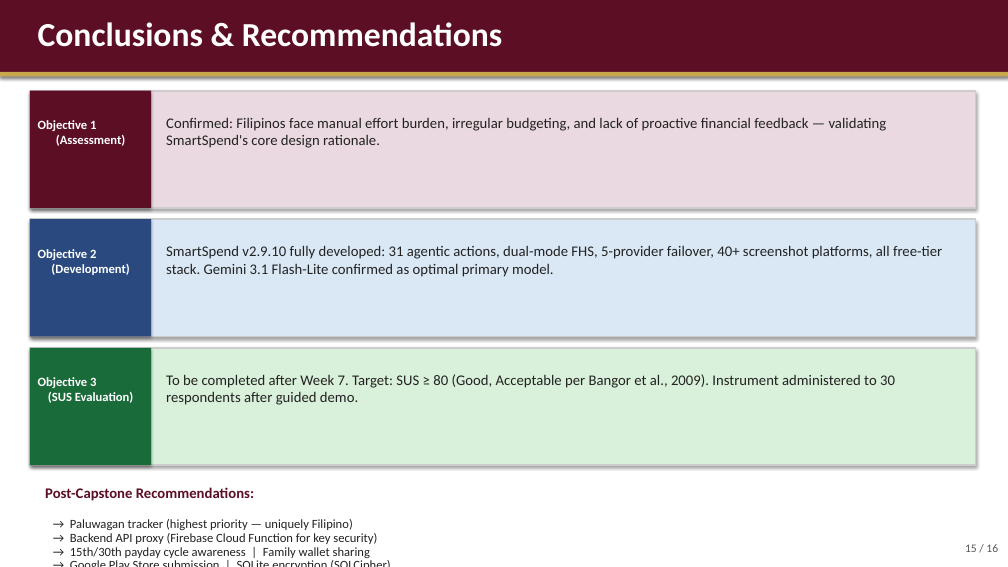
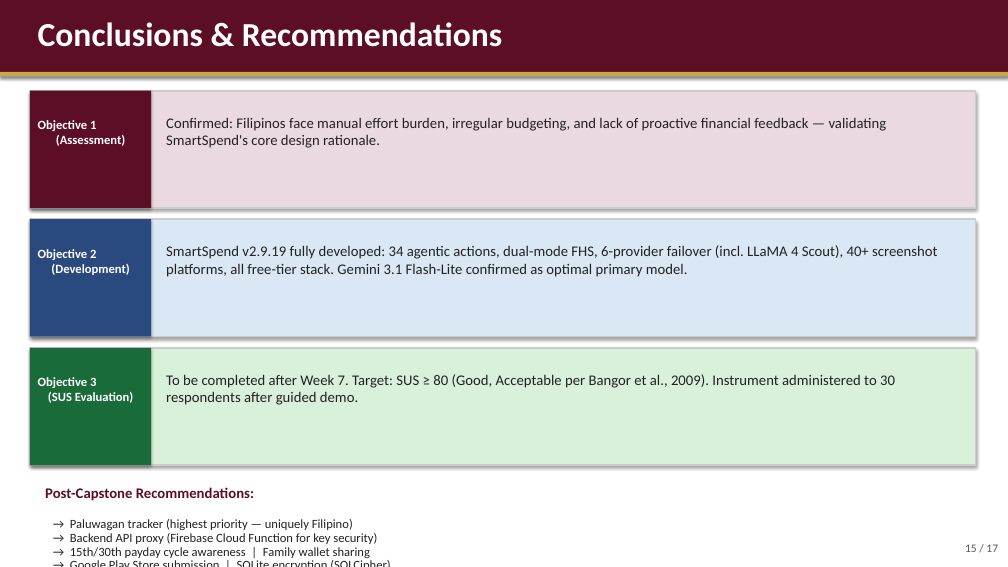
Before and after one commit to Zushikina-kun/smartspend-app, a slide deck: slide 15 of docs/manuscript/output/SmartSpend_Defense_Slides.pptx. Drawn at 1008x567 pixels with LibreOffice and Linux fonts; fonts in the diff are those of the drawing. Boxes give left, top, right and bottom in pixels: in the first picture for what was removed or moved away, otherwise in the second. Text is boxed around its words. In the diff, an @@ line names an element or a change of style, - is before the commit and + after.

Commit message:
v2.9.19 — full audit, 34 agentic actions, 6 AI providers, doc sweep
App fixes:
- ai_chat_service.dart: 34 action validators added (delete_by_date, split_expense,
  update_expense, delete_goal, delete_recurring, add_recurring, plan_salary_split);
  App Guide injected into system prompt (all screen nav paths); SSS rates updated
  to 2025 (15%, 5% employee, ₱35K MSC, ₱1,750 max); Spending Limit nav fixed
- app_config.dart: LLaMA 4 Scout added as tier 3 fallback; Cerebras updated to
  gpt-oss-120b (llama3.1-70b deprecated Feb 2026); 6-provider failover chain;
  corrected Groq 70B RPD (1,000/day, not 14,400); Gemini 3.5 Flash ~1,500/day
- llm_service.dart: Gemini fallback fixed — old REST API → OpenAI-compatible
  endpoint + gemini-3.1-flash-lite model name
- help_screen.dart: 31→34 actions; pool of 6→10 quests; Spending Limit nav ×3
  corrected; phantom Daily Spending Limit section → Spending Limits
- about_screen.dart, ai_screen.dart, feature_tour.dart: 31→34 actions, model list
- profile_screen.dart: SSS calculation fixed (4.5%→5%, ₱1,350→₱1,750 max)

Docs sweep (all reference counts corrected to 34 actions, 6 providers):
- DEFENSE_GUIDE.md, README.md, CAPSTONE_REFERENCE.md, SYSTEM_OVERVIEW.md,
  FEATURE_DOCS.md, RESEARCH_BASIS.md, PROJECT_STATUS.md
- LLaMA 4 Scout Q&A updated (now in chain), failover count 5→6 everywhere

Defense materials:
- Progress reports Week 4–7 rebuilt with signatures (Brix A. Directo)
- Week 7 added (new)
- Defense slides: 6-provider chain, 34 actions, v2.9.19
- Defense Prep DOCX: 34 actions, corrected Q&A, provider count
- Compliance Matrix: correct panel names (Raposas, Mzana), adviser Mangaoang

```diff
--- a/docs/manuscript/output/SmartSpend_Defense_Slides.pptx
+++ b/docs/manuscript/output/SmartSpend_Defense_Slides.pptx
@@ text at (166,245,937,277): text changed @@
-SmartSpend v2.9.10 fully developed: 31 agentic actions, dual-mode FHS, 5-provider failover, 40+ screenshot platforms, all free-tier stack. Gemini 3.1 Flash-Lite confirmed as optimal primary model.
+SmartSpend v2.9.19 fully developed: 34 agentic actions, dual-mode FHS, 6-provider failover (incl. LLaMA 4 Scout), 40+ screenshot platforms, all free-tier stack. Gemini 3.1 Flash-Lite confirmed as optimal primary model.
@@ text at (965,544,998,552): text changed @@
-15 / 16
+15 / 17
```
Also in this commit, not shown: 14 other slides changed, 1 slide added, 26 other files.
